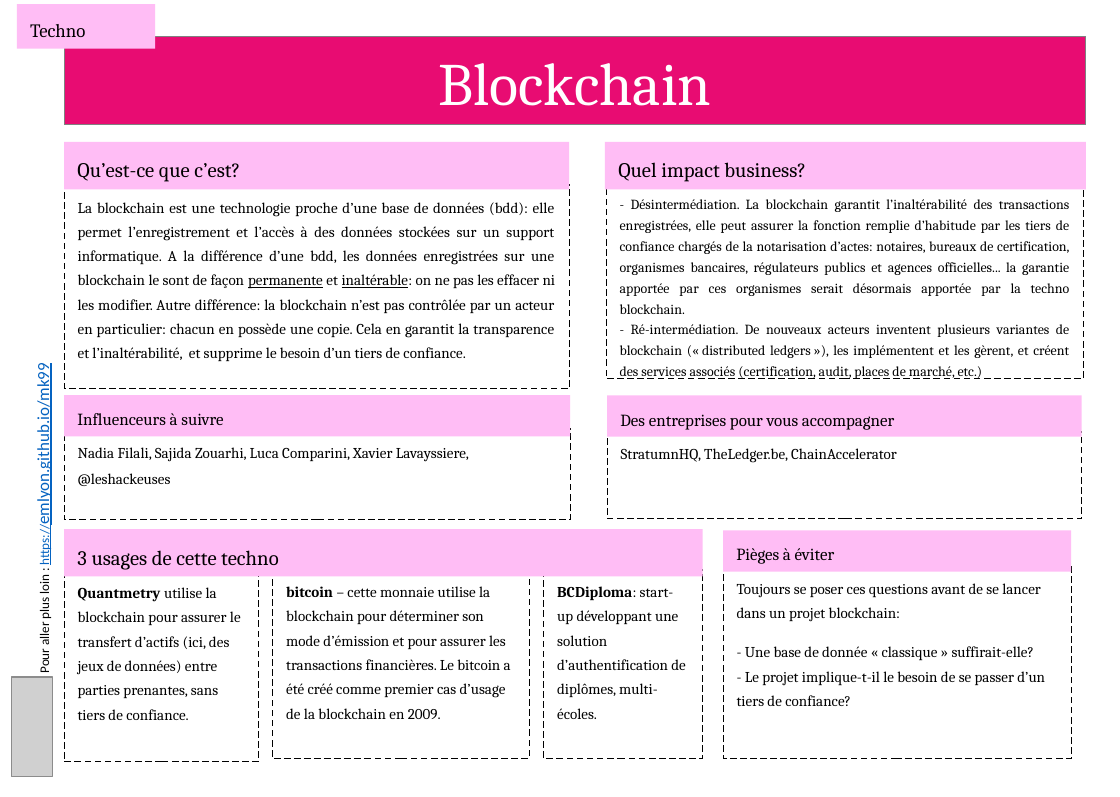
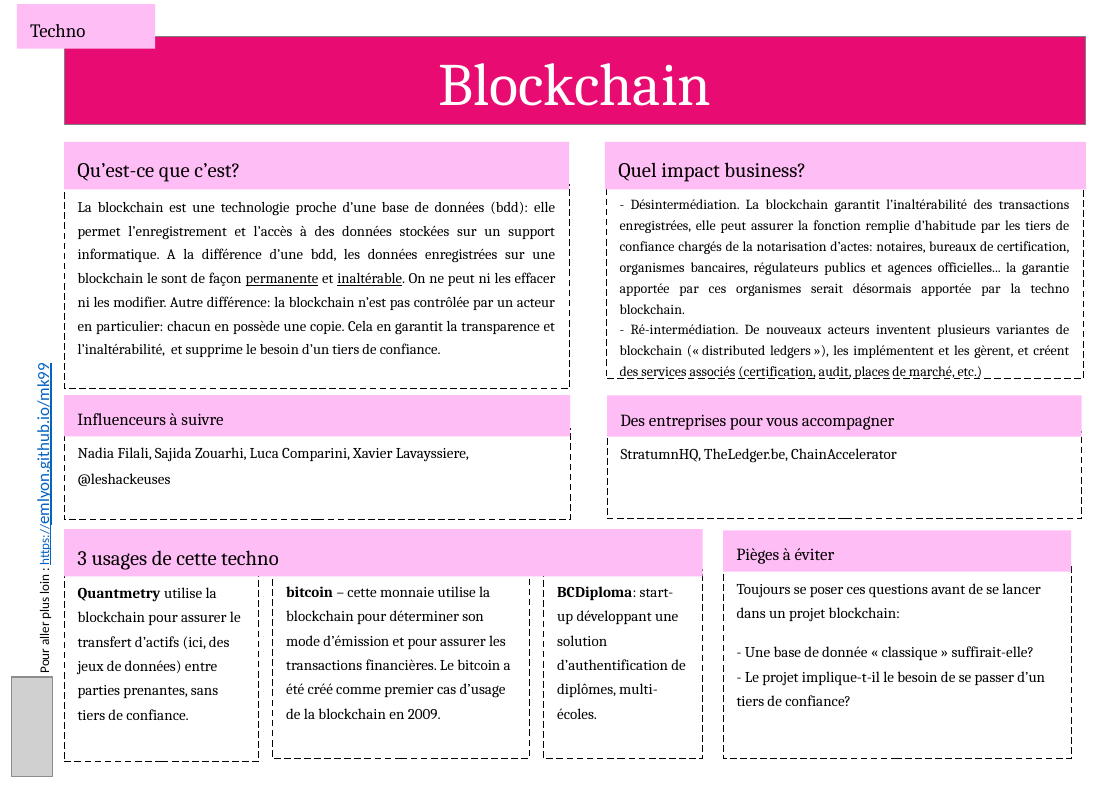
Before and after one commit to emlyon/chaire-implid, a slide deck: slide 11 of docs/content/fr/cards.pptx. Drawn at 1120x797 pixels with LibreOffice and Linux fonts; fonts in the diff are those of the drawing; grey boxes stand for pictures. Boxes give left, top, right and bottom in pixels: in the first picture for what was removed or moved away, otherwise in the second. Text is boxed around its words. In the diff, an @@ line names an element or a change of style, - is before the commit and + after.

Commit message:
fixed typo in blockchain FR card

```diff
--- a/docs/content/fr/cards.pptx
+++ b/docs/content/fr/cards.pptx
@@ text in rectangle at (x1=78, y1=201, x2=556, y2=357): text changed; size 8 to 7.8 pt @@
-La blockchain est une technologie proche d’une base de données (bdd): elle permet l’enregistrement et l’accès à des données stockées sur un support informatique. A la différence d’une bdd, les données enregistrées sur une blockchain le sont de façon permanente et inaltérable: on ne pas les effacer ni les modifier. Autre différence: la blockchain n’est pas contrôlée par un acteur en particulier: chacun en possède une copie. Cela en garantit la transparence et l’inaltérabilité, et supprime le besoin d’un tiers de confiance.
+La blockchain est une technologie proche d’une base de données (bdd): elle permet l’enregistrement et l’accès à des données stockées sur un support informatique. A la différence d’une bdd, les données enregistrées sur une blockchain le sont de façon permanente et inaltérable. On ne peut ni les effacer ni les modifier. Autre différence: la blockchain n’est pas contrôlée par un acteur en particulier: chacun en possède une copie. Cela en garantit la transparence et l’inaltérabilité, et supprime le besoin d’un tiers de confiance.
```
Also in this commit, not shown: 14 other files.
